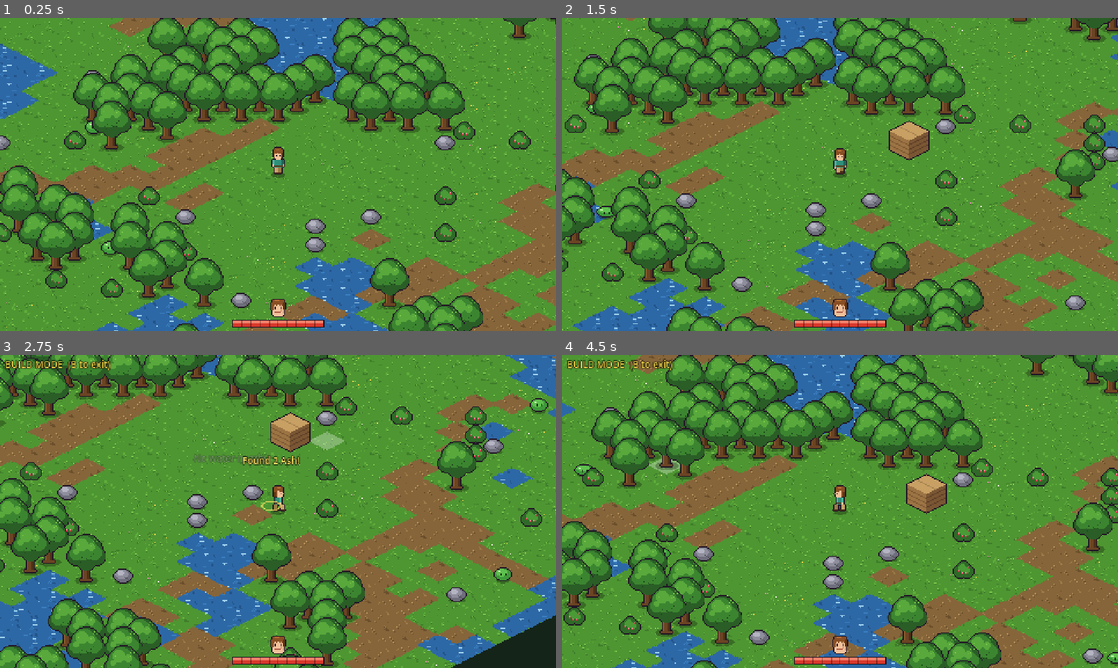
Above: before the commit, frames 1-4 (two rows, left to right).
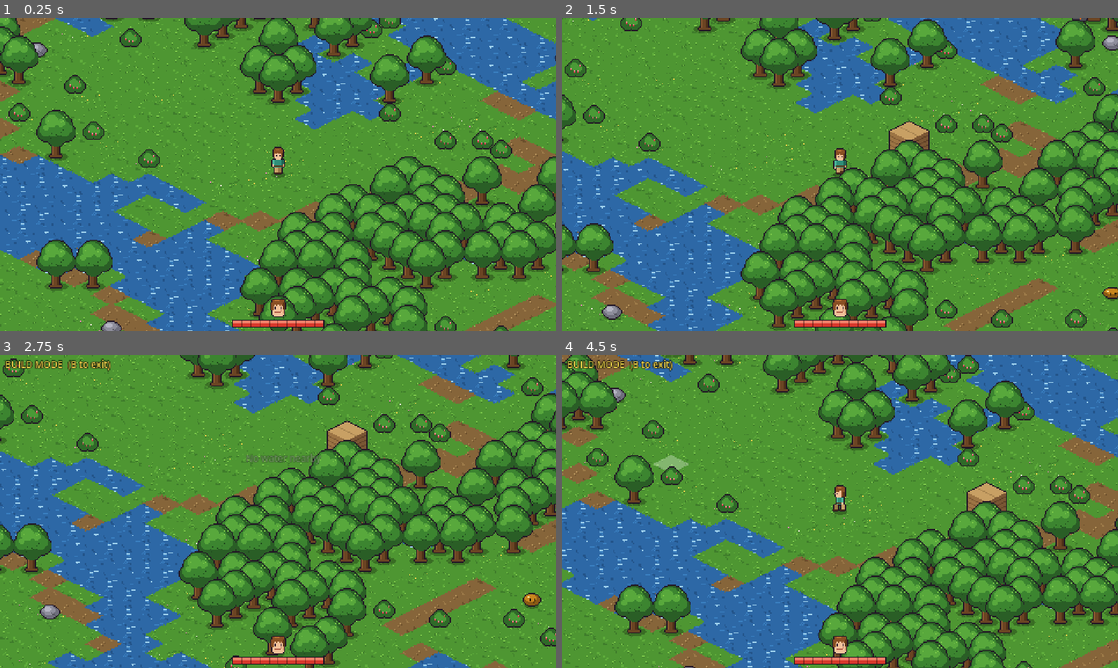
Above: after the commit, the same moments.

Repository: patrickyareinke/game1
Game: Godot game, scene res://scenes/main.tscn
Two runs of this game, one before a commit and one after it. Both use one fixed random seed, a clock stepped at 60 frames per second and the inputs below.
Inputs (mouse positions are in pixels of both pictures, inside the frame that each line leads up to):
- Up to frame 1 (0.25 s): no input
- Up to frame 2 (1.5 s): tap Enter at 0.5 s; move the mouse to (962, 158) at 0.52 s; hold D 0.53-1.28 s; tap B at 0.6, 1.35 s; click (962, 158) at 0.67 s; move the mouse to (728, 190) at 1.27 s; hold S from 1.28 s (still down)
- Up to frame 3 (2.75 s): move the mouse to (333, 442) at 2.02 s; release S at 2.03 s; hold D from 2.03 s (still down); tap F at 2.1 s; tap B at 2.3 s
- Up to frame 4 (4.5 s): move the mouse to (812, 574) at 2.77 s; release D at 2.78 s; hold W 2.78-3.53 s; tap E at 2.85 s; click (812, 574) at 2.92 s; tap B at 3.05, 3.8 s; move the mouse to (1006, 558) at 3.52 s; hold A from 3.53 s (still down); tap Q at 3.6 s; move the mouse to (673, 464) at 4.27 s; tap 1 at 4.35 s

The runs differ from the first frame. In frame 1, 58% of the frame differs, in the area x 0-100%, y 0-100%; in frame 2, 57%; in frame 3, 63%; in frame 4, 62%.

Commit message:
Bigger world, three slime kinds, 20 starting ingredients
- Map 160x160 (4x per axis), 200 slimes, 400 hidden stashes
- Oil / Ash / Water slimes with own art, HP and speed; each drops
  1-2 of its ingredient plus coins
- Start with 20 oil, 20 ash, 20 water
- Far-away slimes sleep; build cursor redraws alone (performance)

Co-Authored-By: Claude Opus 5.5 <noreply@anthropic.com>
Claude-Session: https://claude.ai/code/session_01CvBu1rya8CUCR7cnUQet3L

Diff:
--- a/scripts/enemy.gd
+++ b/scripts/enemy.gd
@@ -1,13 +1,20 @@
 extends Node2D
 ## Slime enemy: wanders, chases the player when close, hurts on contact.
+## Three kinds, each dropping one alchemy ingredient.
 
-const MAX_HP := 3.0
-const SPEED := 30.0
+const KINDS := {
+	"oil": {"name": "Oil Slime", "hp": 3.0, "speed": 30.0},
+	"ash": {"name": "Ash Slime", "hp": 2.0, "speed": 42.0},
+	"water": {"name": "Water Slime", "hp": 4.5, "speed": 24.0},
+}
 const CHASE_RANGE := 90.0
+const ACTIVE_RANGE := 400.0   # slimes further away than this sleep (performance)
 const TOUCH_RANGE := 9.0
 
 var world: Node2D
-var hp := MAX_HP
+var kind := "oil"             # also the ingredient it drops
+var hp := 3.0
+var speed_base := 30.0
 var slow_t := 0.0
 var root_t := 0.0
 var dead := false
@@ -23,7 +30,9 @@
 	add_to_group("enemies")
 	anim = randf() * 2.0
 	sprite = Sprite2D.new()
-	sprite.texture = preload("res://assets/sprites/slime.png")
+	hp = KINDS[kind]["hp"]
+	speed_base = KINDS[kind]["speed"]
+	sprite.texture = load("res://assets/sprites/slime_%s.png" % kind)
 	sprite.hframes = 2
 	sprite.centered = false
 	sprite.offset = Vector2(-9, -15)
@@ -44,6 +53,8 @@
 
 	var player: Node2D = world.player
 	var to_player := player.position - position
+	if to_player.length() > ACTIVE_RANGE:
+		return
 	var dir := Vector2.ZERO
 	if to_player.length() < CHASE_RANGE:
 		dir = to_player.normalized()
@@ -54,7 +65,7 @@
 			wander_dir = Vector2.from_angle(randf() * TAU) * 0.5 if randf() < 0.7 else Vector2.ZERO
 		dir = wander_dir
 
-	var speed := SPEED * (0.35 if slow_t > 0.0 else 1.0)
+	var speed := speed_base * (0.35 if slow_t > 0.0 else 1.0)
 	if root_t > 0.0:
 		speed = 0.0
 	var step := dir * speed * delta + knock * delta
--- a/scripts/game_state.gd
+++ b/scripts/game_state.gd
@@ -93,9 +93,9 @@
 	hp = MAX_HP
 	add_item("stick")
 	add_item("spellbook")
-	add_item("oil", 3)
-	add_item("ash", 3)
-	add_item("water", 3)
+	add_item("oil", 20)
+	add_item("ash", 20)
+	add_item("water", 20)
 
 
 # --- stats -----------------------------------------------------------------
--- a/scripts/ground.gd
+++ b/scripts/ground.gd
@@ -9,15 +9,27 @@
 
 var world: Node2D
 var hover := Vector2i(-1, -1)
+var highlight := Node2D.new()   # build-mode cursor, redrawn alone (map is big)
+
+
+func _ready() -> void:
+	highlight.draw.connect(_draw_highlight)
+	add_child(highlight)
 
 
 func _process(_delta: float) -> void:
-	if not Game.build_mode:
-		return
 	var cell: Vector2i = world.screen_to_grid(get_global_mouse_position())
-	if cell != hover:
+	if cell != hover or not Game.build_mode:
 		hover = cell
-		queue_redraw()
+		highlight.queue_redraw()
+
+
+func _draw_highlight() -> void:
+	if Game.build_mode and world.in_bounds(hover):
+		var t: Vector2 = world.grid_to_screen(hover)
+		highlight.draw_colored_polygon(PackedVector2Array([
+			t, t + Vector2(16, 8), t + Vector2(0, 16), t + Vector2(-16, 8)
+		]), HIGHLIGHT)
 
 
 func _tile(cell: Vector2i, index: int) -> void:
@@ -41,9 +53,3 @@
 				var c := Vector2i(x, y)
 				if world.terrain_at(c) == kind:
 					_tile(c, base + world.variant_at(c) % 2)
-
-	if Game.build_mode and world.in_bounds(hover):
-		var t: Vector2 = world.grid_to_screen(hover)
-		draw_colored_polygon(PackedVector2Array([
-			t, t + Vector2(16, 8), t + Vector2(0, 16), t + Vector2(-16, 8)
-		]), HIGHLIGHT)
--- a/scripts/world.gd
+++ b/scripts/world.gd
@@ -4,7 +4,7 @@
 
 const TILE_W := 32
 const TILE_H := 16
-const MAP_SIZE := 40
+const MAP_SIZE := 160
 const SEED := 1337
 
 enum T { GRASS, DIRT, WATER }
@@ -28,12 +28,12 @@
 var props := {}                    # Vector2i -> { "type": String, "node": Sprite2D }
 var stashes := {}                  # Vector2i -> { "id": String, "count": int } (invisible)
 
-const ENEMY_COUNT := 12
+const ENEMY_COUNT := 200
 const ENEMY_SCRIPT := preload("res://scripts/enemy.gd")
 const PROJECTILE_SCRIPT := preload("res://scripts/projectile.gd")
 const FX_SCRIPT := preload("res://scripts/fx.gd")
 const ZONE_SCRIPT := preload("res://scripts/zone.gd")
-const HIDDEN_COUNT := 30
+const HIDDEN_COUNT := 400
 
 var rng := RandomNumberGenerator.new()
 var ground: Node2D
@@ -67,7 +67,7 @@
 	for i in ENEMY_COUNT:
 		_spawn_enemy()
 	var respawn := Timer.new()
-	respawn.wait_time = 8.0
+	respawn.wait_time = 2.0
 	respawn.autostart = true
 	respawn.timeout.connect(func():
 		if get_tree().get_nodes_in_group("enemies").size() < ENEMY_COUNT:
@@ -230,6 +230,7 @@
 			continue
 		var e := ENEMY_SCRIPT.new()
 		e.world = self
+		e.kind = ["oil", "ash", "water"][rng.randi_range(0, 2)]
 		e.position = pos
 		entities.add_child(e)
 		return
@@ -238,10 +239,10 @@
 func on_enemy_killed(enemy: Node2D) -> void:
 	var coins := rng.randi_range(1, 3)
 	Game.add_money(coins)
-	var text := "+%d coins" % coins
-	if rng.randf() < 0.7:
-		Game.add_item("oil")
-		text += "  +1 Oil"
+	var item: String = enemy.kind
+	var count := rng.randi_range(1, 2)
+	Game.add_item(item, count)
+	var text := "+%d %s  +%d coins" % [count, Game.ITEMS[item]["name"], coins]
 	popup(enemy.position + Vector2(0, -30), text, Color(1, 0.85, 0.3))
 	ring_fx(enemy.position, 14.0, Color(0.5, 1, 0.4))
 
@@ -393,7 +394,6 @@
 	if key and key.pressed and not key.echo and key.physical_keycode == KEY_B:
 		Game.build_mode = not Game.build_mode
 		Game.changed.emit()
-		ground.queue_redraw()
 		return
 
 	var mb := event as InputEventMouseButton
Binary file removed: assets/sprites/slime.png
Binary file added: assets/sprites/slime_ash.png
Binary file added: assets/sprites/slime_oil.png
Binary file added: assets/sprites/slime_water.png
